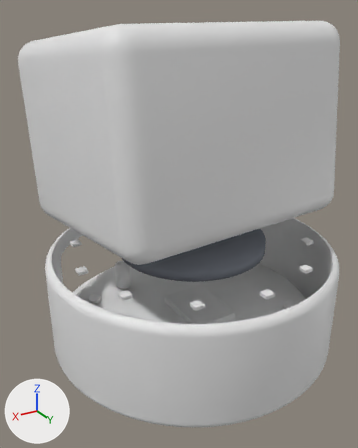
The Blender file cad/aura_assembly.blend, before and after one commit.
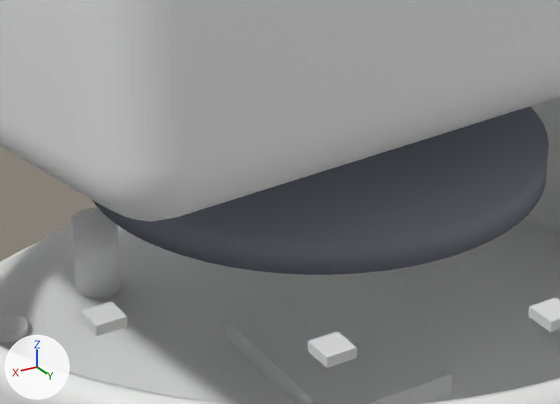
Old and new are each drawn whole from a 50 mm lens placed at (96.4, 150.9, 125.9), pointed at (6.5, 1.2, 51.0) and again close up on the part from 26% to 75% of the width and 43% to 72% of the height. Every picture has the same lights, and +X, +Y and +Z are marked at lower left. The first two pictures are the older version.

Before the edit, the objects in view are built like this:
```python
me_cylinder = bpy.data.meshes.new('Cylinder')
me_cylinder.from_pydata(...)  # a 128-sided cylinder along z spanning x -57.0..57.0, y -57.0..57.0, z -20.0..20.0
me_cylinder.polygons.foreach_set('use_smooth', [True] * 130)
me_cylinder_011 = bpy.data.meshes.new('Cylinder.011')
me_cylinder_011.from_pydata(...)  # a 24-sided cylinder along z spanning x -2.7..2.7, y -2.7..2.7, z -0.75..0.75
me_cylinder_012 = bpy.data.meshes.new('Cylinder.012')
me_cylinder_012.from_pydata(...)  # a 32-sided cylinder along z spanning x -3.15..3.15, y -3.15..3.15, z -5.75..5.75
me_cylinder_012.polygons.foreach_set('use_smooth', [True] * 34)
ob_aura_torso_chassis_base = bpy.data.objects.new('AURA_Torso_Chassis_Base', me_cylinder)
ob_aura_torso_chassis_base.location = (0.0, 0.0, 20.0)
_m = ob_aura_torso_chassis_base.modifiers.new('Bevel_Rim', 'BEVEL')
_m.width = 3.2
_m.width_pct = 3.2
_m.segments = 6
_m.angle_limit = 0.611
_m = ob_aura_torso_chassis_base.modifiers.new('Cavity_Cut', 'BOOLEAN')
_m.object = ob_base_cavity_cut
_m = ob_aura_torso_chassis_base.modifiers.new('Inspect_Window', 'BOOLEAN')
_m.object = ob_front_inspection_cutout
ob_cap_470uf_16v_c4 = bpy.data.objects.new('Cap_470uF_16V_C4', me_cylinder_012)
ob_cap_470uf_16v_c4.location = (18.0, -28.0, 18.0)
ob_screw_m3_panhead_4 = bpy.data.objects.new('Screw_M3_PanHead_4', me_cylinder_011)
ob_screw_m3_panhead_4.location = (33.5, -23.5, 13.2)
# also in view: 'WS2812B_LED_Pixel_2' at (39.8, 23.0, 41.2); 'WS2812B_LED_Pixel_3' at (23.0, 39.8, 41.2); 'AURA_Carrier_Board_98mm' at (0.0, 0.0, 12.0); 'ESP32_S3_Module' at (0.0, 6.0, 14.0); 'WS2812B_LED_Pixel_4' at (0.0, 46.0, 41.2)
```
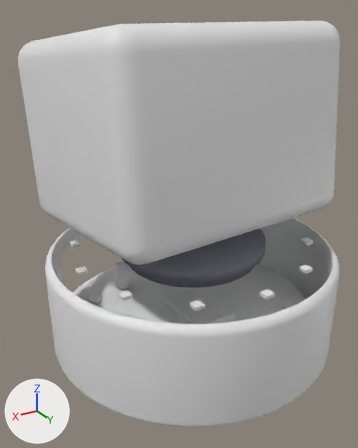
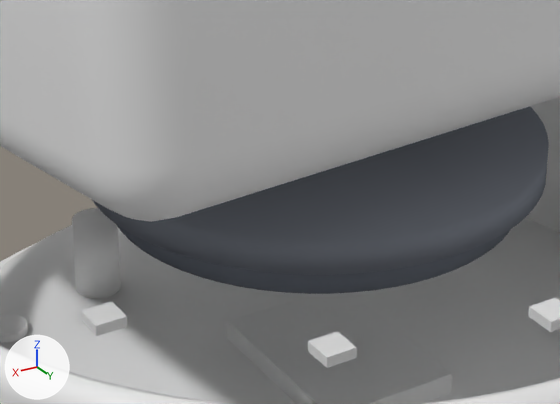
What changed in the scene script:
```text
Add mat_mat_turntable_engineering:
    mat_mat_turntable_engineering = diffuse_material('Mat_Turntable_Engineering')
    mat_mat_turntable_engineering.base_color = (0.18, 0.2, 0.24)  # grey #767c86
Add me_cylinder_025:
    me_cylinder_025.from_pydata(...)  # a 64-sided cylinder along z spanning x -26.0..26.0, y -26.0..26.0, z -2.2..2.2
    me_cylinder_025.polygons.foreach_set('use_smooth', [True] * 66)
    me_cylinder_025.materials.append(mat_mat_turntable_engineering)  # grey #767c86
Add ob_turntable_608zz_bearing_assembly:
    ob_turntable_608zz_bearing_assembly = bpy.data.objects.new('Turntable_608ZZ_Bearing_Assembly', me_cylinder_025)
    ob_turntable_608zz_bearing_assembly.location = (0.0, 0.0, 38.0)
```

Pixel boxes [x1, y1, x2, y2] of what changed, in the close-ups (560 x 404 px):
'Turntable_608ZZ_Bearing_Assembly', added: after [116, 224, 511, 294]
